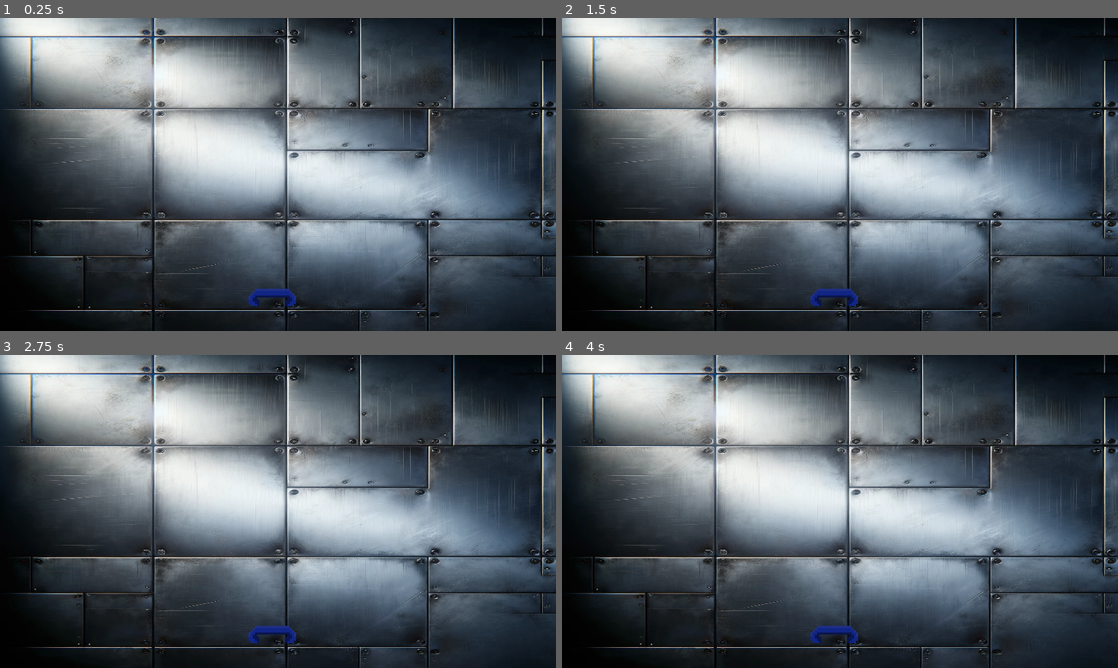
Above: before the commit, frames 1-4 (two rows, left to right).
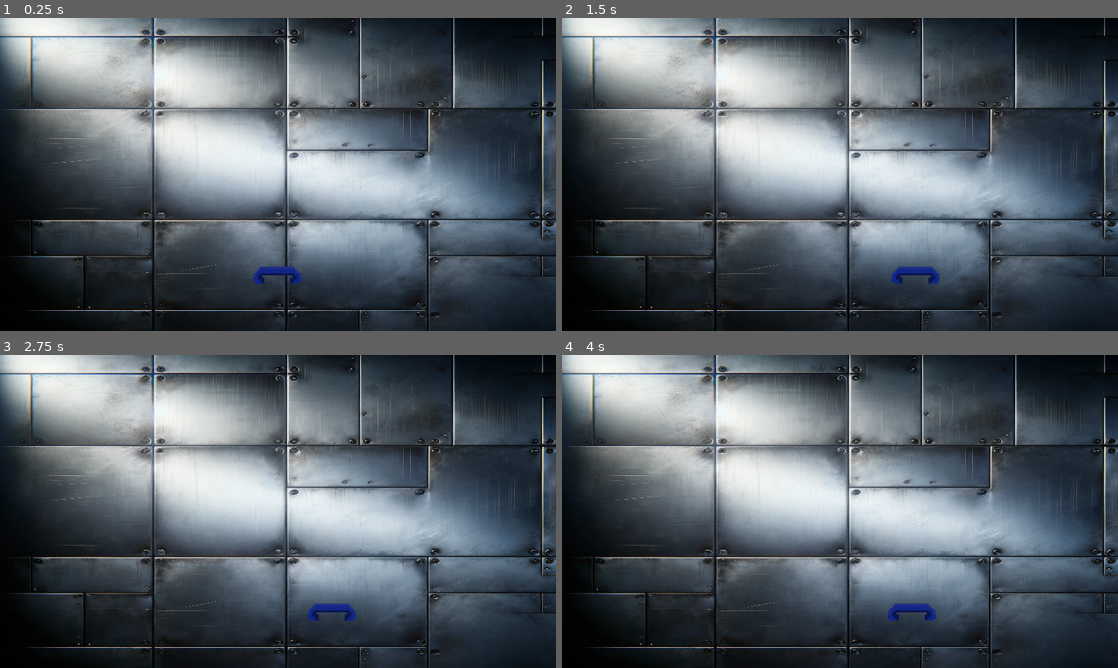
Above: after the commit, the same moments.

Repository: madzyzz/BrickBouncer
Game: Godot game, scene res://Scenes/level_1_scene.tscn
The game is run twice, just before and just after one commit, with the same random seed, the same clock (stepped at 60 frames per second) and the same inputs.
Inputs (mouse positions are in pixels of both pictures, inside the frame that each line leads up to):
- Up to frame 1 (0.25 s): no input
- Up to frame 2 (1.5 s): tap Enter at 0.5 s; move the mouse to (962, 158) at 0.52 s; click (962, 158) at 0.67 s; move the mouse to (728, 190) at 1.27 s; click (728, 190) at 1.42 s
- Up to frame 3 (2.75 s): move the mouse to (333, 442) at 2.02 s; click (333, 442) at 2.17 s
- Up to frame 4 (4 s): tap Space at 2.75 s; move the mouse to (812, 574) at 2.77 s; click (812, 574) at 2.92 s; tap Enter at 3.5 s; move the mouse to (1006, 558) at 3.52 s; click (1006, 558) at 3.67 s

The runs differ from the first frame. In frame 1, 0.6% of the frame differs, in the area x 44-55%, y 79-92%; in frame 2, 0.6%, in the area x 44-68%, y 79-92%; in frame 3, 0.6%; in frame 4, 0.6%.

Commit message:
Movement Bouncer

Diff:
--- /dev/null
+++ b/Scenes/bouncer.gd
@@ -0,0 +1,33 @@
+extends CharacterBody2D
+
+# Maximum speed of the bouncer (in pixels per second)
+var max_speed = 500.0
+
+# Y position of the bouncer (constant)
+var bouncer_y_position: float
+
+# Snap threshold to stop vibration (in pixels)
+var snap_threshold = 5.0
+
+func _ready() -> void:
+	# Lock the bouncer's Y position to its starting position
+	bouncer_y_position = global_position.y
+
+func _physics_process(delta: float) -> void:
+	# Get the mouse's global X position
+	var mouse_x = get_global_mouse_position().x
+
+	# Calculate the horizontal direction toward the mouse
+	var direction = mouse_x - position.x
+
+	# If the distance to the mouse is greater than the threshold, move
+	if abs(direction) > snap_threshold:
+		velocity.x = max_speed * sign(direction)
+	else:
+		velocity.x = 0  # Stop moving if within the threshold
+
+	# Apply the velocity and handle collisions
+	move_and_slide()
+
+	# Lock the Y position to the constant value
+	position.y = bouncer_y_position
--- a/Scenes/level_1_scene.tscn
+++ b/Scenes/level_1_scene.tscn
@@ -1,8 +1,15 @@
-[gd_scene load_steps=5 format=3 uid="uid://c6i0anlhp2h1w"]
+[gd_scene load_steps=8 format=3 uid="uid://c6i0anlhp2h1w"]
 
 [ext_resource type="Texture2D" uid="uid://bdmtwlgfg5p4m" path="res://Images/Background Images/metal_background.png" id="1_vbgtp"]
 [ext_resource type="Texture2D" uid="uid://dhpwlgy2vji4r" path="res://prefabs/Bouncers2.atlastex" id="2_dbkro"]
 [ext_resource type="Texture2D" uid="uid://bhsedwblj1hpc" path="res://prefabs/Bouncers3.atlastex" id="3_r7y3j"]
+[ext_resource type="Script" path="res://Scenes/bouncer.gd" id="4_1v60k"]
+
+[sub_resource type="RectangleShape2D" id="RectangleShape2D_hr6h0"]
+size = Vector2(145, 893)
+
+[sub_resource type="RectangleShape2D" id="RectangleShape2D_gl076"]
+size = Vector2(1433, 123)
 
 [sub_resource type="SpriteFrames" id="SpriteFrames_1q3n0"]
 animations = [{
@@ -27,8 +34,34 @@
 scale = Vector2(0.715363, 0.744657)
 texture = ExtResource("1_vbgtp")
 
-[node name="Bouncer" type="AnimatedSprite2D" parent="."]
-position = Vector2(628, 643)
+[node name="Invisible_walls" type="Node2D" parent="."]
+
+[node name="StaticBody2D" type="StaticBody2D" parent="Invisible_walls"]
+
+[node name="Left_wall" type="CollisionShape2D" parent="Invisible_walls/StaticBody2D"]
+position = Vector2(-72, 367)
+shape = SubResource("RectangleShape2D_hr6h0")
+
+[node name="Right_wall" type="CollisionShape2D" parent="Invisible_walls/StaticBody2D"]
+position = Vector2(1353, 355)
+shape = SubResource("RectangleShape2D_hr6h0")
+
+[node name="Upper_wall" type="CollisionShape2D" parent="Invisible_walls/StaticBody2D"]
+position = Vector2(642.5, -78)
+shape = SubResource("RectangleShape2D_gl076")
+
+[node name="Lower_wall" type="CollisionShape2D" parent="Invisible_walls/StaticBody2D"]
+position = Vector2(632, 807)
+shape = SubResource("RectangleShape2D_gl076")
+
+[node name="Bouncer" type="CharacterBody2D" parent="."]
+position = Vector2(648, 592)
+script = ExtResource("4_1v60k")
+
+[node name="Bouncer_sprite_and_animations" type="AnimatedSprite2D" parent="Bouncer"]
 sprite_frames = SubResource("SpriteFrames_1q3n0")
 animation = &"Ball_hits_bouncer"
 frame_progress = 0.370662
+
+[node name="CollisionPolygon2D" type="CollisionPolygon2D" parent="Bouncer"]
+polygon = PackedVector2Array(-57, -5, -58, 15, -57, 20, 56, 20, 57, 15, 55, -5, 50, -13, 38, -20, 12, -23, -12, -23, -41, -20, -53, -13)
